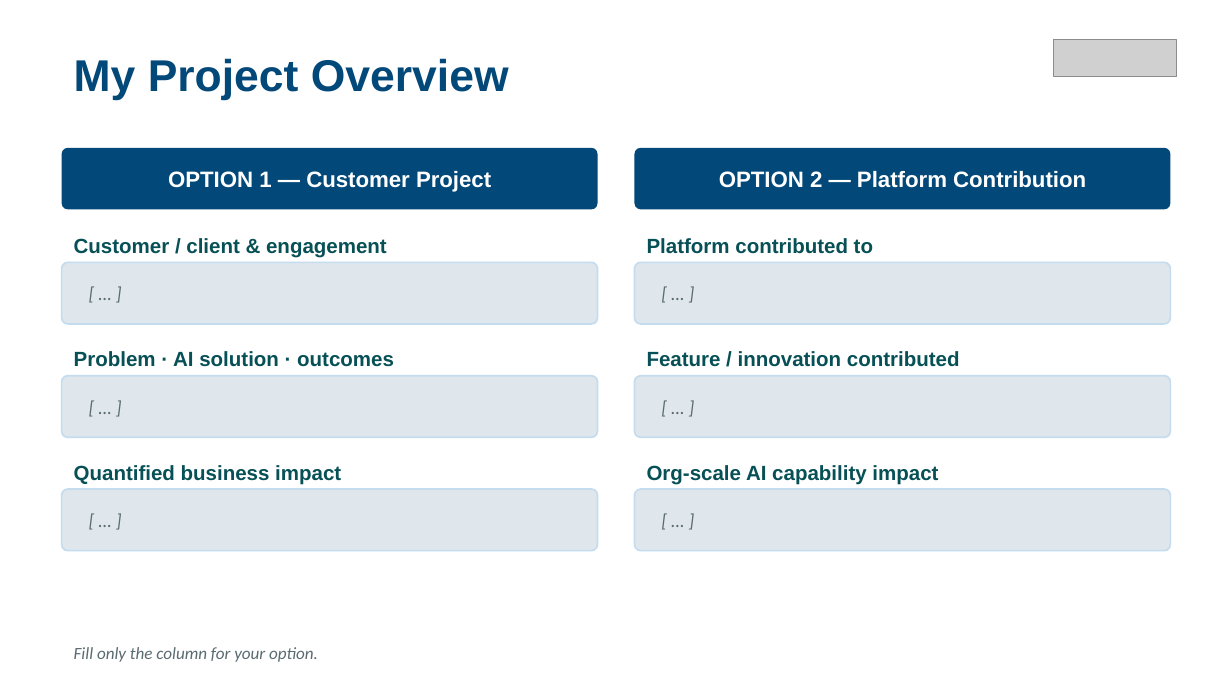
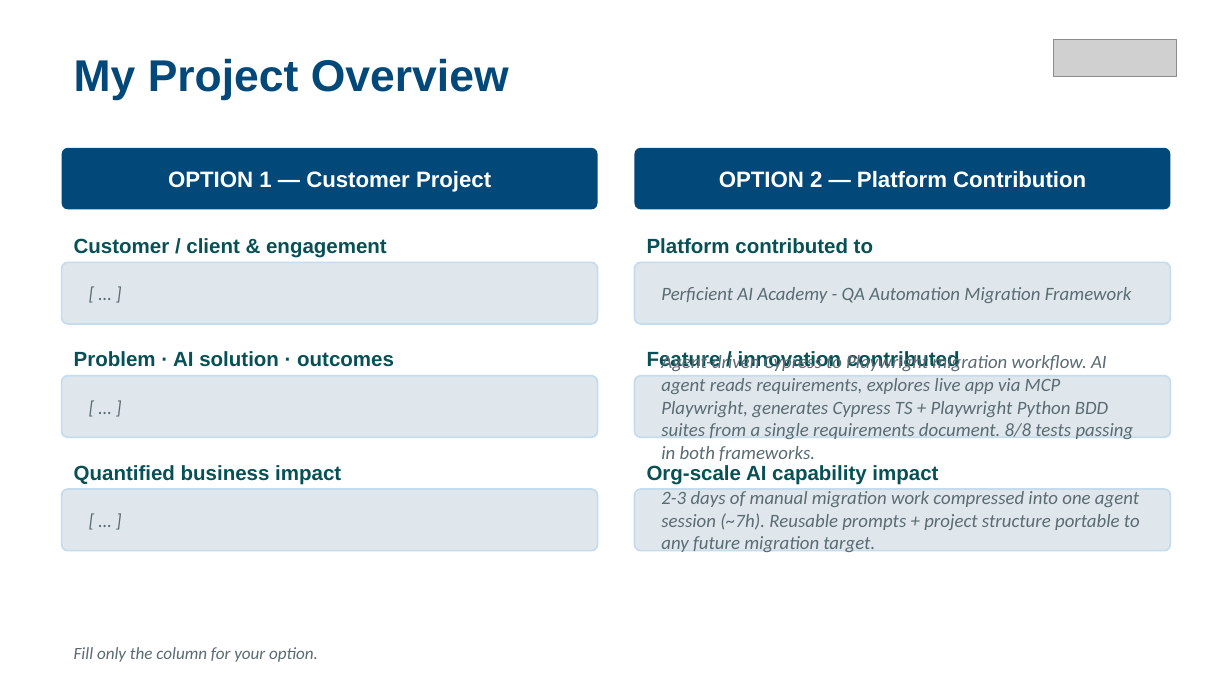
Before and after one commit to ajulian35/migration-cypress-to-playwright, a slide deck: slide 3 of docs/AI_Capstone_Template_L1 op 4.pptx. Drawn at 1232x693 pixels with LibreOffice and Linux fonts; fonts in the diff are those of the drawing; grey boxes stand for pictures. Boxes give left, top, right and bottom in pixels: in the first picture for what was removed or moved away, otherwise in the second. Text is boxed around its words. In the diff, an @@ line names an element or a change of style, - is before the commit and + after.

```diff
--- a/docs/AI_Capstone_Template_L1 op 4.pptx
+++ b/docs/AI_Capstone_Template_L1 op 4.pptx
@@ text at (661, 287, 1132, 303): text changed @@
-[ … ]
+Perficient AI Academy - QA Automation Migration Framework
@@ text at (661, 353, 1134, 461): text changed @@
-[ … ]
+Agent-driven Cypress to Playwright migration workflow. AI agent reads requirements, explores live app via MCP Playwright, generates Cypress TS + Playwright Python BDD suites from a single requirements document. 8/8 tests passing in both frameworks.
@@ text at (661, 491, 1140, 552): text changed @@
-[ … ]
+2-3 days of manual migration work compressed into one agent session (~7h). Reusable prompts + project structure portable to any future migration target.
```
Also in this commit, not shown: 9 other slides changed.
